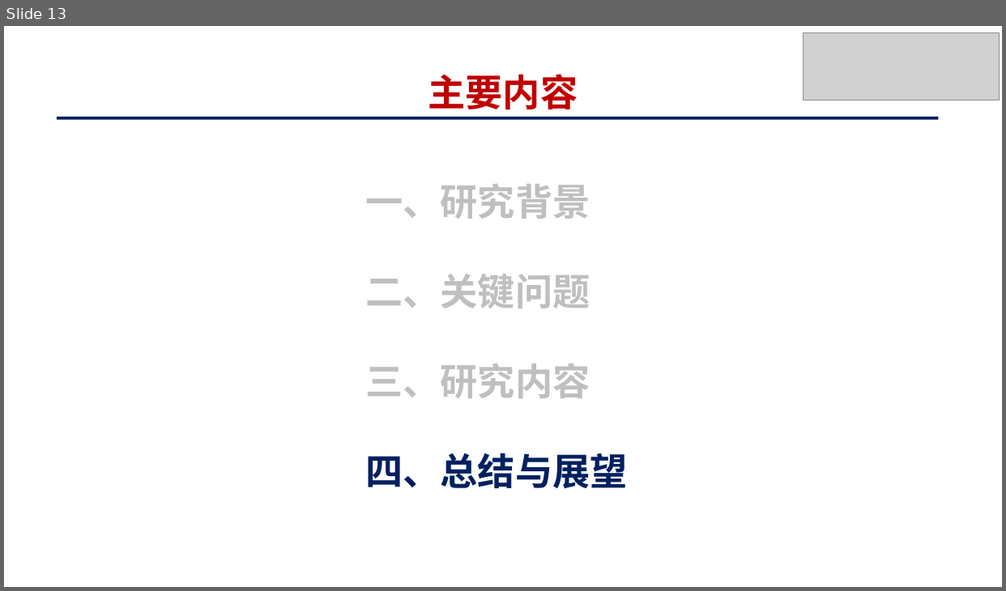
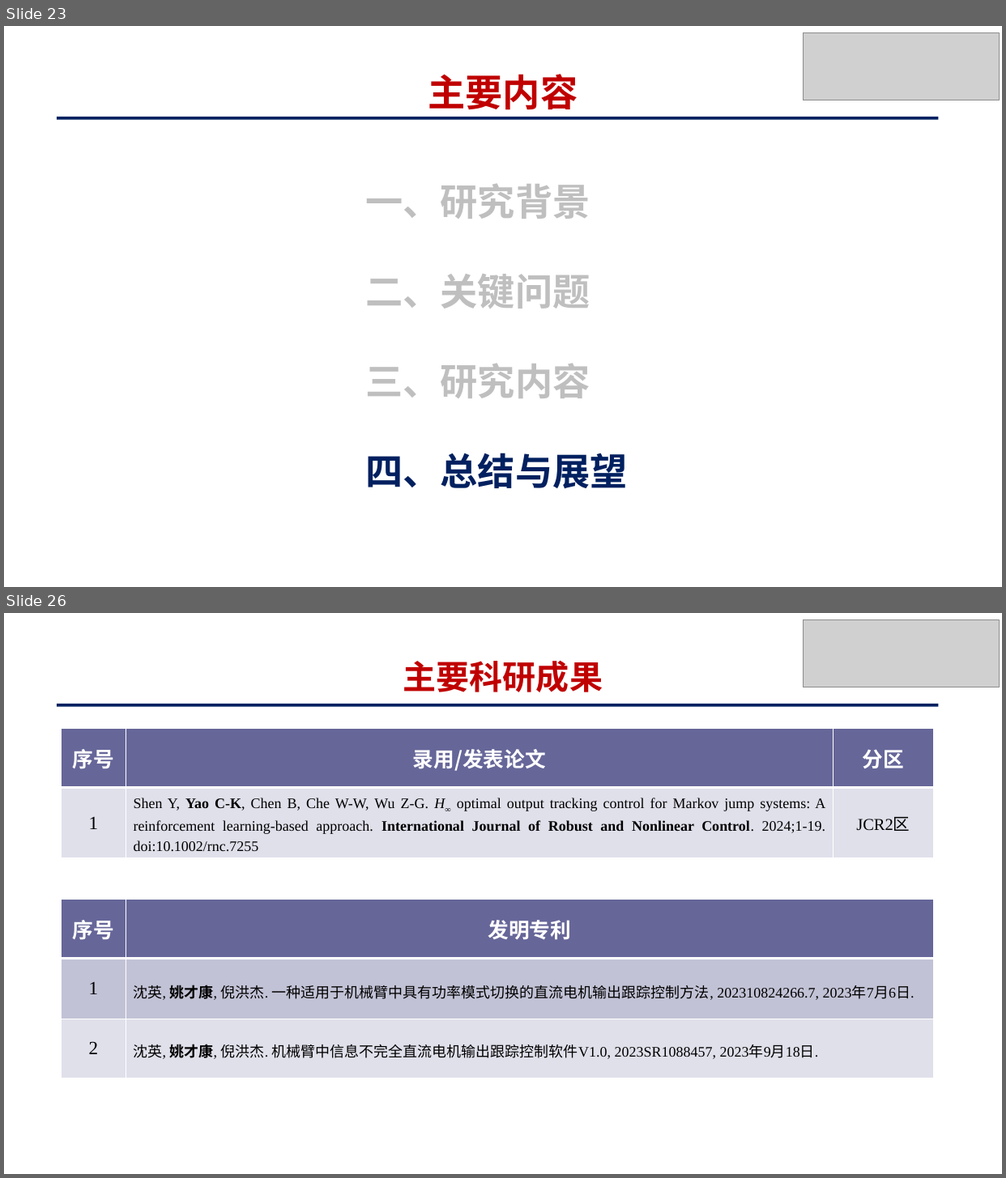
Before and after one commit to yck0609/master-thesis, a slide deck: PPT/基于策略迭代的马尔可夫跳变系统最优跟踪控制_姚才康.pptx. Shown one above the other, each under a label of ours: slide 13 before the commit, slides 23 and 26 after it; the slides between them are not shown. The pictures are 1006x591 and 1006x1178 pixels, drawn with LibreOffice and Linux fonts; fonts in the diff are those of the drawing; grey boxes stand for pictures. Boxes give left, top, right and bottom in pixels: in the first picture for what was removed or moved away, otherwise in the second. Text is boxed around its words. In the diff, an @@ line names an element or a change of style, - is before the commit and + after.

```diff
--- a/PPT/基于策略迭代的马尔可夫跳变系统最优跟踪控制_姚才康.pptx
+++ b/PPT/基于策略迭代的马尔可夫跳变系统最优跟踪控制_姚才康.pptx
@@ slide 26 added at (4,613,1002,1174), background #FFFFFF; not listed: 1 template element that a slide beside it also shows @@
@@ picture added at (803,619,999,687) @@
@@ title added at (403,661,603,692), 32 pt, text #C00000, bold @@
+主要科研成果
@@ table added at (61,729,934,859), 2 rows, 3 columns @@
+序号 | 录用/发表论文 | 分区
+1 | Shen Y, Yao C-K, Chen B, Che W-W, Wu Z-G. H∞ optimal output tracking control for Markov jump systems: A reinforcement learning-based approach. International Journal of Robust and Nonlinear Control. 2024;1-19. doi:10.1002/rnc.7255 | JCR2区
@@ table added at (61,900,934,1076), 3 rows, 2 columns @@
+序号 | 发明专利
+1 | 沈英, 姚才康, 倪洪杰. 一种适用于机械臂中具有功率模式切换的直流电机输出跟踪控制方法, 202310824266.7, 2023年7月6日.
+2 | 沈英, 姚才康, 倪洪杰. 机械臂中信息不完全直流电机输出跟踪控制软件V1.0, 2023SR1088457, 2023年9月18日.
@@ what was slide 13 is now slide 23 @@
```
Also in this commit, not shown: 5 slides changed, 17 other slides added, 7 slides removed, 15 other files.
